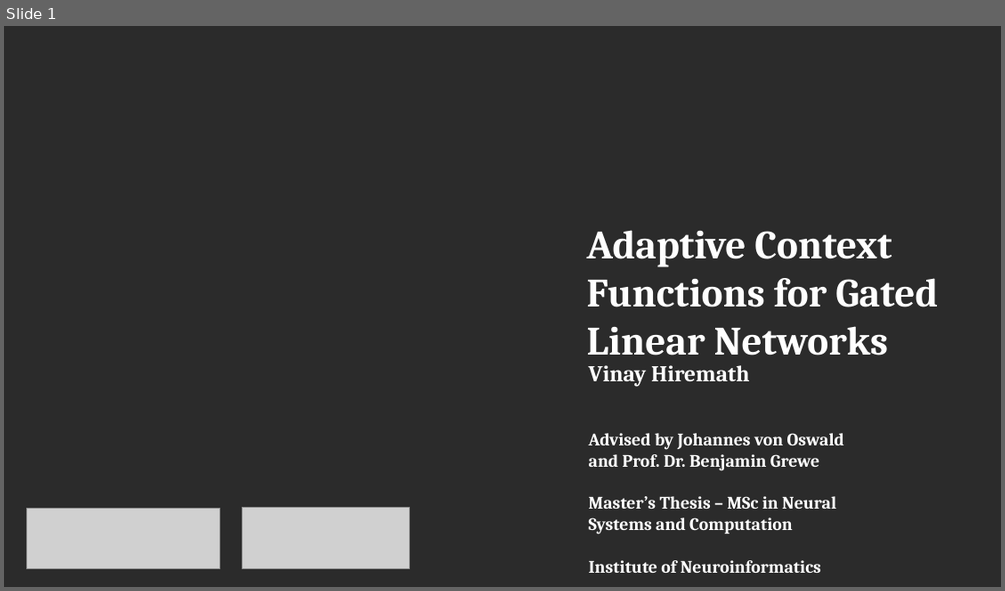
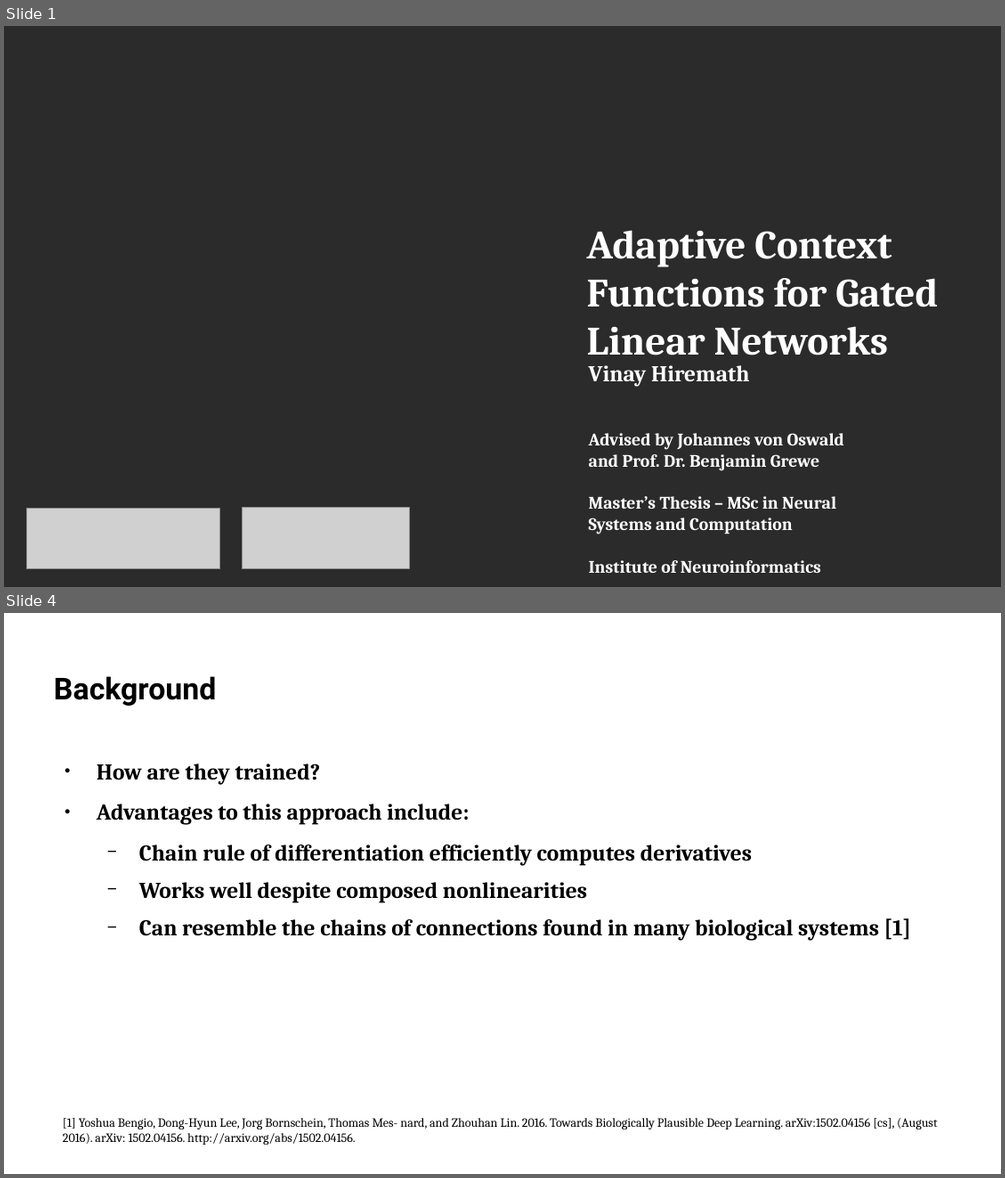
Before and after one commit to vinayh/gln-thesis, a slide deck: Presentation.odp. Shown one above the other, each under a label of ours: slide 1 before the commit, slides 1 and 4 after it; the slides between them are not shown. The pictures are 1005x591 and 1005x1178 pixels, drawn with LibreOffice and Linux fonts; fonts in the diff are those of the drawing; grey boxes stand for pictures; background and template pictures are left out; a plain dark background stands for a picture behind light text. Boxes give left, top, right and bottom in pixels: in the first picture for what was removed or moved away, otherwise in the second. Text is boxed around its words. In the diff, an @@ line names an element or a change of style, - is before the commit and + after.

```diff
--- a/Presentation.odp
+++ b/Presentation.odp
@@ slide 4 added at (4,613,1001,1174), background picture (left out) @@
@@ title added at (54,676,216,706), 24 pt, text #000000, bold @@
+Background
@@ text added at (97,763,911,941), 18 pt, text #000000, bold @@
+● How are they trained?
+● Advantages to this approach include:
+  − Chain rule of differentiation efficiently computes derivatives
+  − Works well despite composed nonlinearities
+  − Can resemble the chains of connections found in many biological systems [1]
@@ text added at (63,1118,938,1144), 10 pt, text #000000 @@
+[1] Yoshua Bengio, Dong-Hyun Lee, Jorg Bornschein, Thomas Mes- nard, and Zhouhan Lin. 2016. Towards Biologically Plausible Deep Learning. arXiv:1502.04156 [cs], (August 2016). arXiv: 1502.04156. http://arxiv.org/abs/1502.04156.
@@ text added at (129,1152,275,1174), 12 pt, text #FFFFFF @@
+September 14, 2021
@@ page number added at (837,1152,950,1174), 12 pt, text #FFFFFF @@
+4/19
```
Also in this commit, not shown: 17 other slides added, 2 slides removed, 2 other files.
